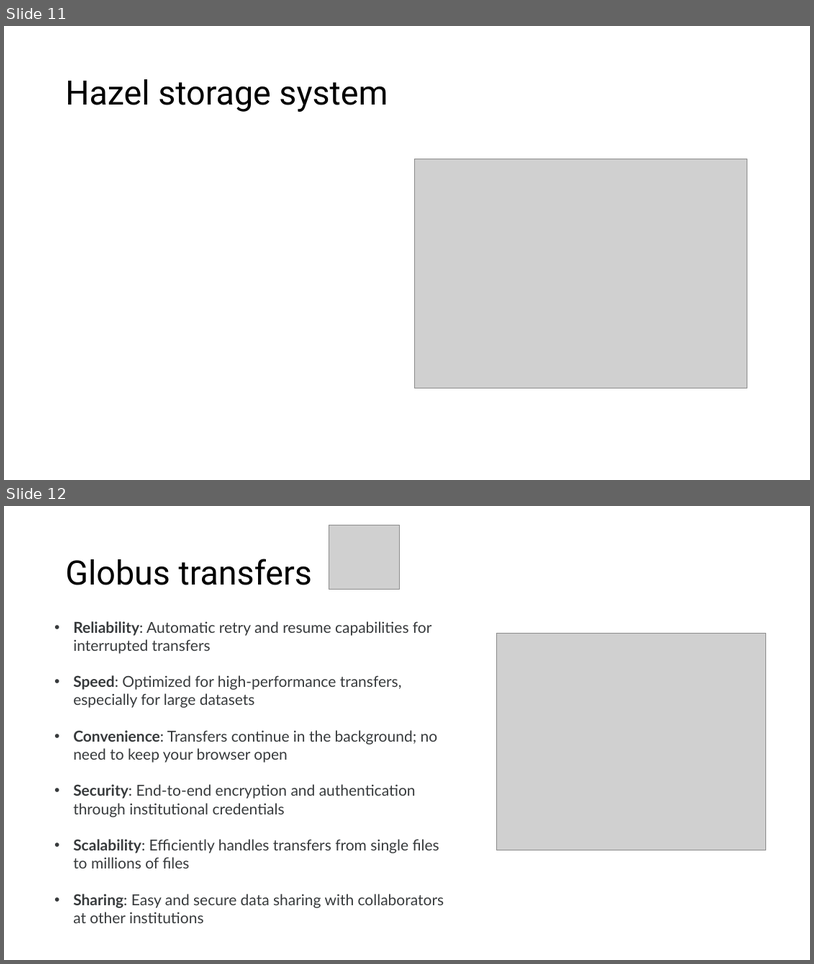
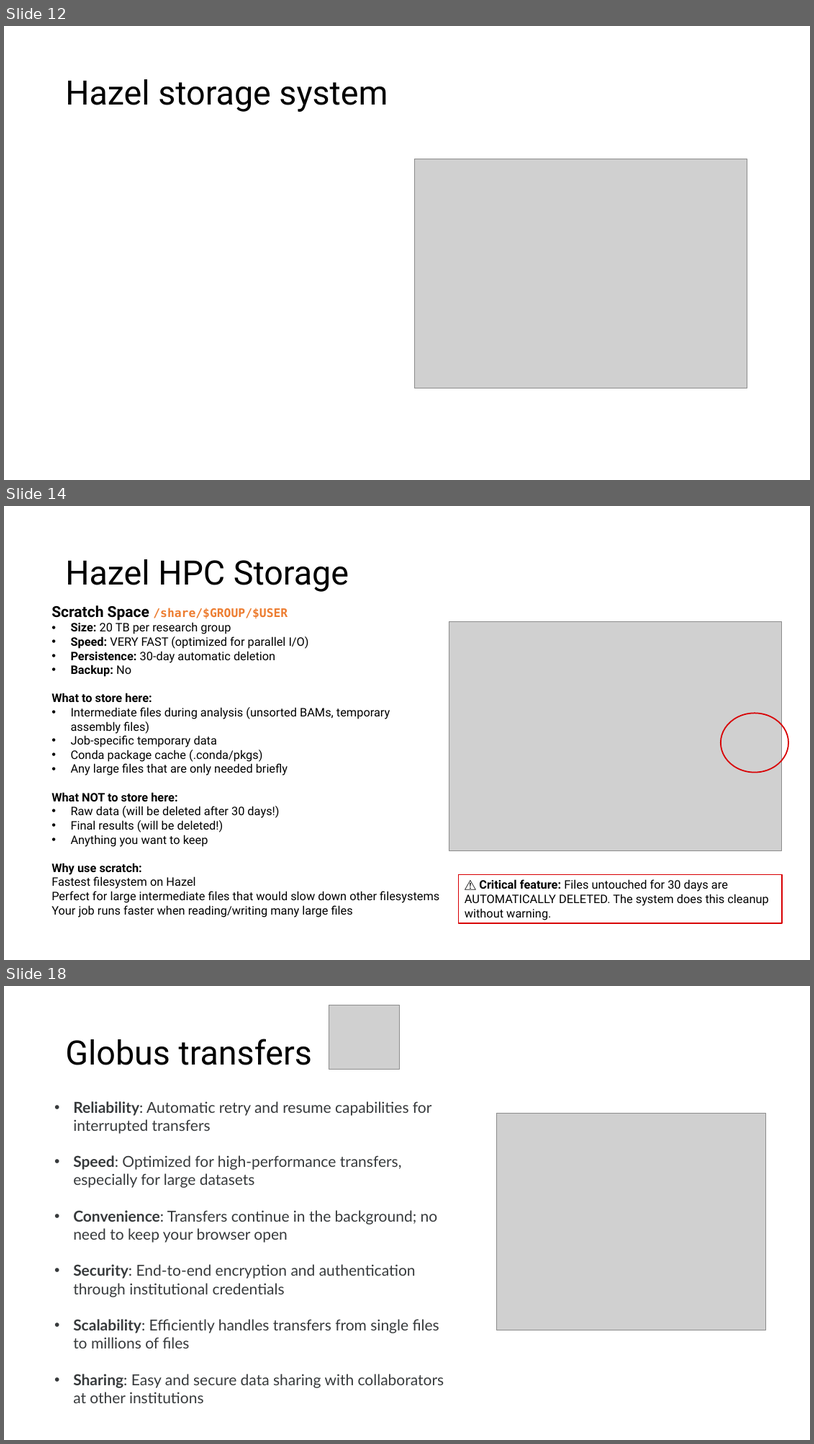
Before and after one commit to hurwitzlab/brc_hazel_training, a slide deck: slides/brc_hazel_week_d4.pptx. Shown one above the other, each under a label of ours: slides 11 and 12 before the commit, slides 12, 14 and 18 after it; the slides between them are not shown. The pictures are 814x964 and 814x1444 pixels, drawn with LibreOffice and Linux fonts; fonts in the diff are those of the drawing; grey boxes stand for pictures. Boxes give left, top, right and bottom in pixels: in the first picture for what was removed or moved away, otherwise in the second. Text is boxed around its words. In the diff, an @@ line names an element or a change of style, - is before the commit and + after.

```diff
--- a/slides/brc_hazel_week_d4.pptx
+++ b/slides/brc_hazel_week_d4.pptx
@@ slide 14 added at <box>4,506,810,960</box>, background #FFFFFF @@
@@ title added at <box>65,559,349,592</box>, 40 pt, text #000000 @@
+Hazel HPC Storage
@@ text added at <box>52,605,440,917</box>, 14 pt, text #000000 @@
+Scratch Space /share/$GROUP/$USER
+• Size: 20 TB per research group
+• Speed: VERY FAST (optimized for parallel I/O)
+• Persistence: 30-day automatic deletion
+• Backup: No
+What to store here:
+• Intermediate files during analysis (unsorted BAMs, temporary assembly files)
+• Job-specific temporary data
+• Conda package cache (.conda/pkgs)
+• Any large files that are only needed briefly
+What NOT to store here:
+• Raw data (will be deleted after 30 days!)
+• Final results (will be deleted!)
+• Anything you want to keep
+Why use scratch:
+Fastest filesystem on Hazel
+Perfect for large intermediate files that would slow down other filesystems
+Your job runs faster when reading/writing many large files
@@ picture added at <box>449,621,782,851</box> @@
@@ ellipse added at <box>721,713,790,772</box>, outline #D80003 1.5 pt @@
@@ rectangle added at <box>459,875,782,924</box>, outline #D80003 1.5 pt, 14 pt, text #000000 @@
+⚠️ Critical feature: Files untouched for 30 days are AUTOMATICALLY DELETED. The system does this cleanup without warning.
@@ what was slide 11 is now slide 12 @@
@@ what was slide 12 is now slide 18 @@
```
Also in this commit, not shown: 5 other slides added, 1 other file.
